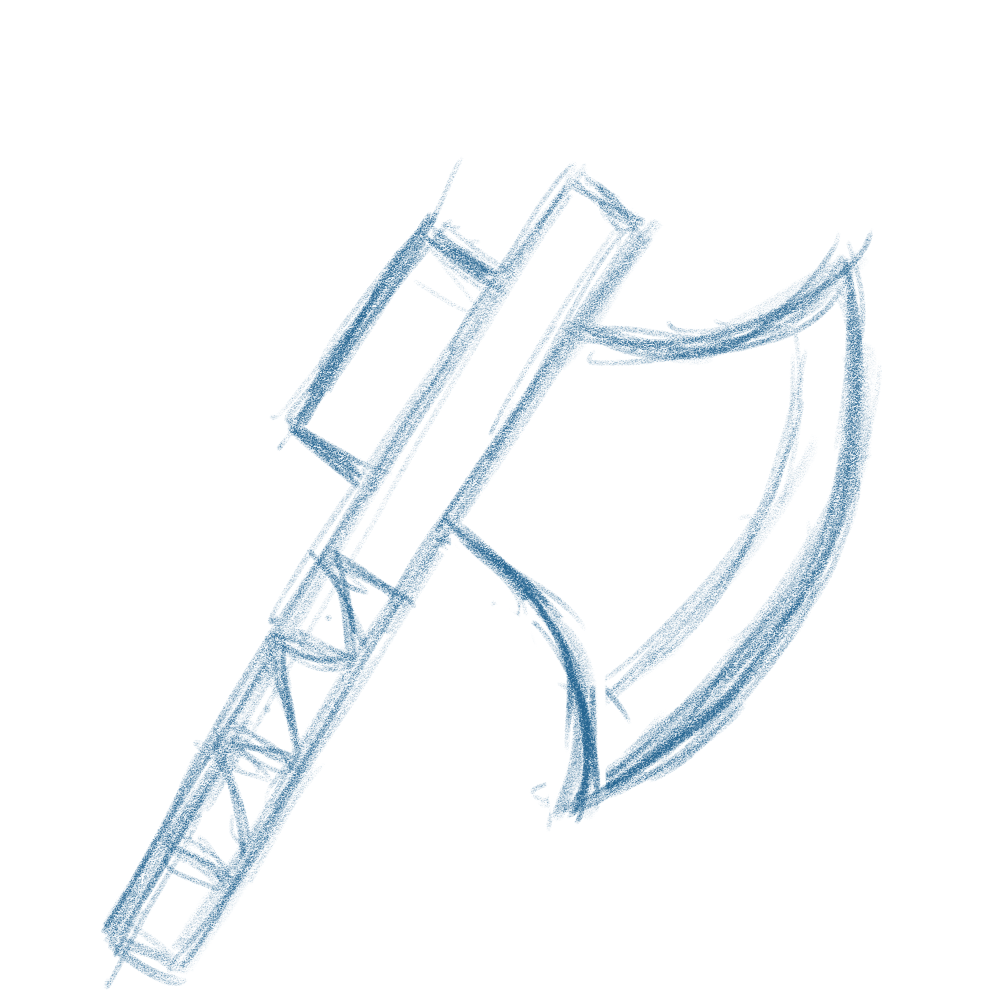
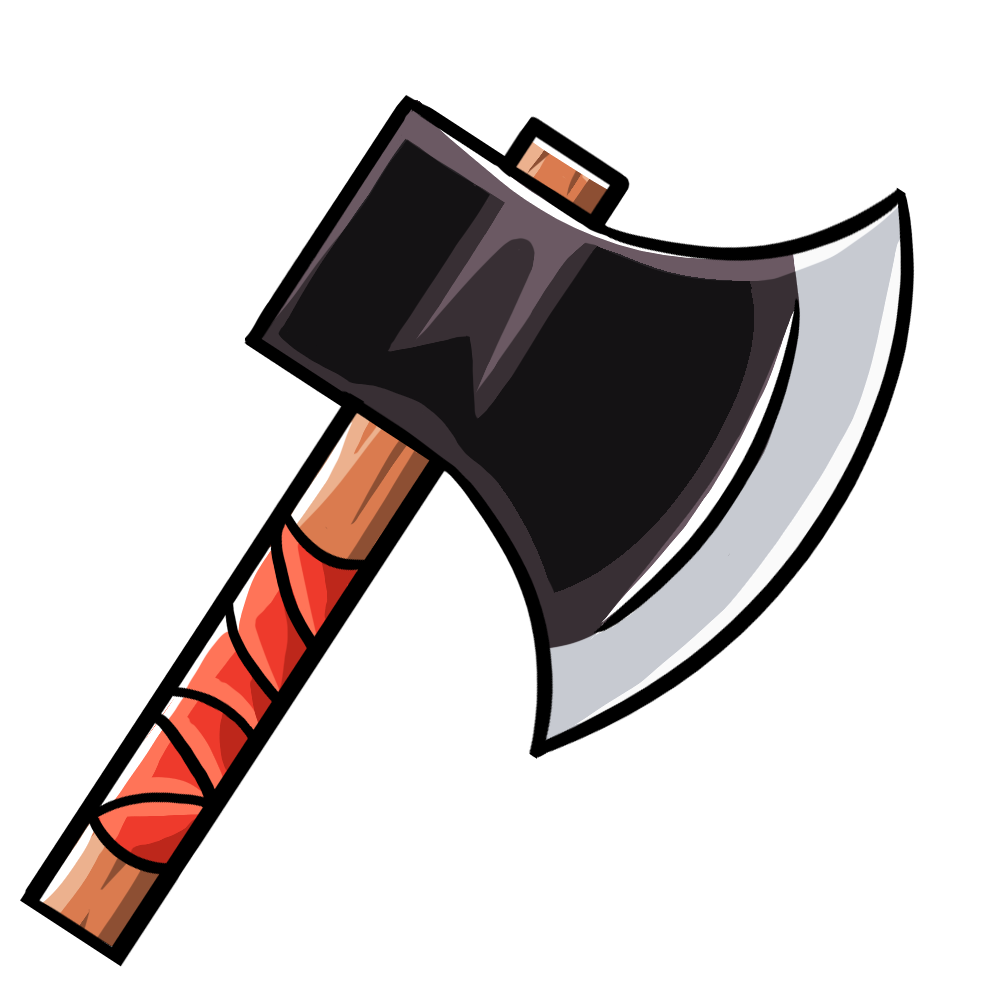
Revision of a layered 1000×1000 image; what changed, layer by layer:
added group "Lineart" (1st of 2) with 1 layers above "Colour" over 20, 94, 915, 967
added layer "Lineart" (2nd of 2, in "Lineart") in group "Lineart" over 20, 94, 915, 967
added group "Colour" with 11 layers above "Sketch" over 20, 94, 915, 990
added layer "Shine" in group "Colour" over 30, 109, 798, 908
added layer "Layer 1" in group "Colour" over 125, 554, 360, 867
added layer "Light" (1st of 3, in "Colour") (overlay) in group "Colour" over 55, 335, 793, 844
added layer "Cloth" in group "Colour" over 93, 512, 362, 873
added layer "Light" (2nd of 3, in "Colour") (overlay, 90%) in group "Colour" over 250, 94, 915, 773
added layer "Shadow" (1st of 2, in "Colour") in group "Colour" over 278, 138, 754, 593
added layer "Silver" in group "Colour" over 487, 116, 915, 784
added layer "Iron" in group "Colour" over 257, 100, 906, 748
added layer "Shadow" (2nd of 2, in "Colour") in group "Colour" over 69, 131, 622, 970
added layer "Light" (3rd of 3, in "Colour") (soft light) in group "Colour" over 20, 118, 664, 990
added layer "Wood" in group "Colour" over 37, 129, 616, 947
renamed "Pixel layer" to "Sketch", hid it, painted on it over 100, 94, 883, 990
hid "Background" over 20, 94, 915, 990
